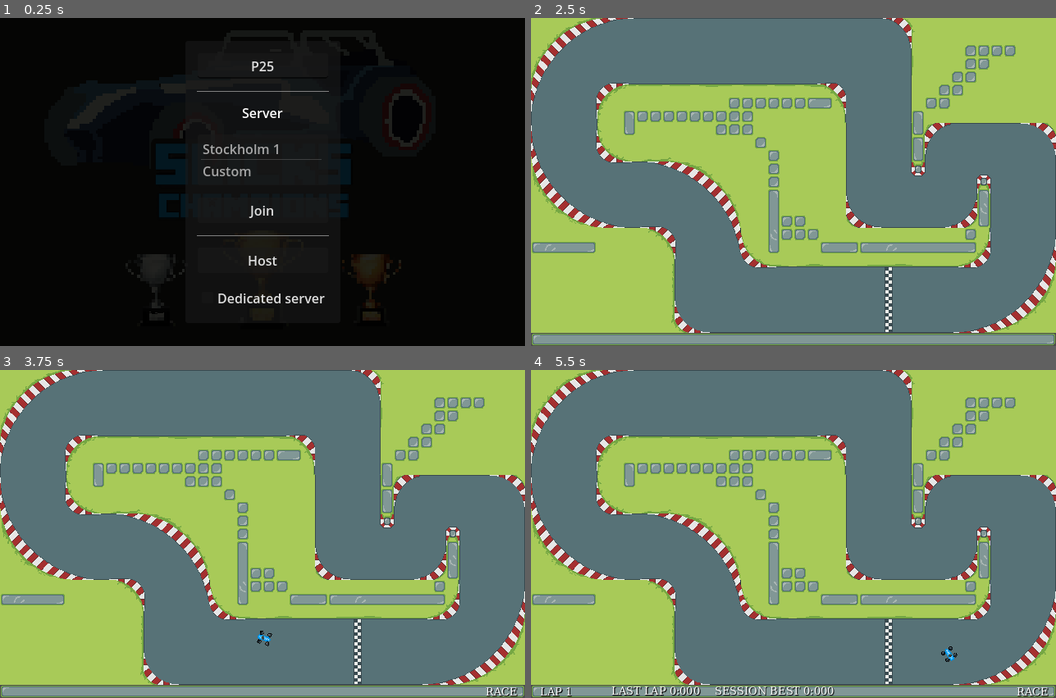
Above: before the commit, frames 1-4 (two rows, left to right).
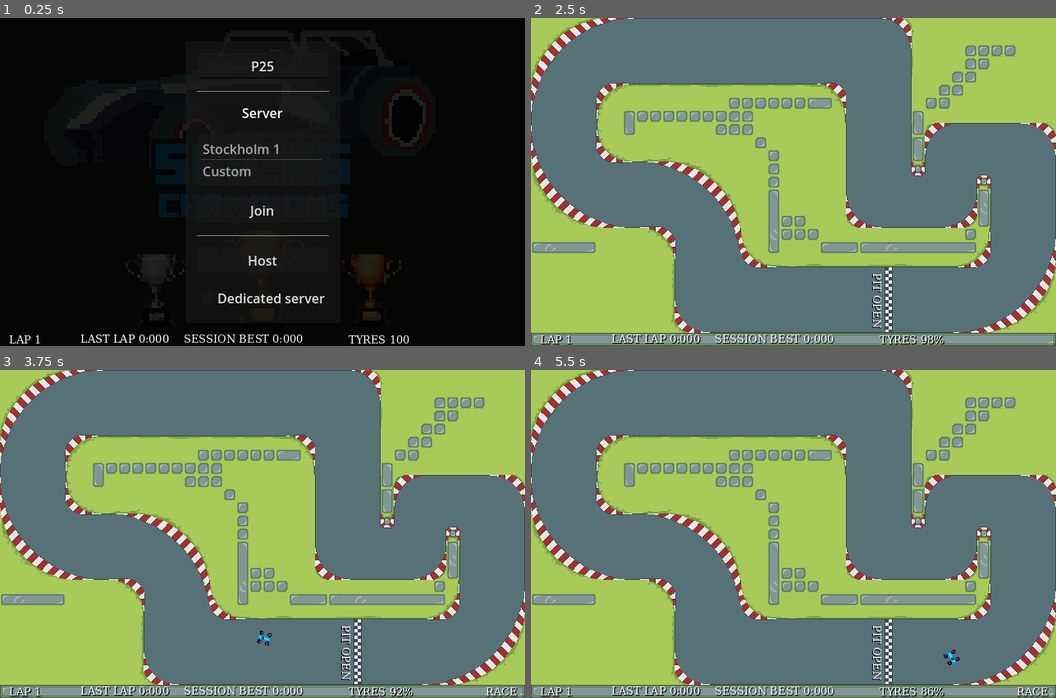
Above: after the commit, the same moments.

Repository: itjope/slide-on-slicks
Game: Godot game, scene res://world.tscn
Two runs of this game, one before a commit and one after it. Both use one fixed random seed, a clock stepped at 60 frames per second and the inputs below.
Inputs:
- Up to frame 1 (0.25 s): no input
- Up to frame 2 (2.5 s): tap Enter at 0.5 s; hold Right (steerRight) 0.53-1.25 s; tap P (togglePit, bound only after the commit) at 0.6, 2.3 s; click "Host" at 1.25 s; tap Space (kryckan) at 2 s; hold Left (steerLeft) from 2.03 s (still down); tap Down (break) at 2.1 s
- Up to frame 3 (3.75 s): tap Enter at 2.75 s; release Left (steerLeft) at 2.78 s; hold Right (steerRight) 2.78-3.53 s; hold Space (kryckan) 2.78-3.53 s; tap P (togglePit, bound only after the commit) at 3.05, 3.6 s; hold Up (accelerate) from 3.53 s (still down)
- Up to frame 4 (5.5 s): release Up (accelerate) at 4.28 s; hold Left (steerLeft) from 4.28 s (still down); tap P (togglePit, bound only after the commit) at 4.35, 5.3 s; tap Down (break) at 5.1 s

The runs differ from the first frame. In frame 1, 0.6% of the frame differs, in the area x 1-78%, y 96-100%; in frame 2, 1.1%; in frame 3, 1.1%, in the area x 1-79%, y 77-100%; in frame 4, 0.5%.

Commit message:
Add logic for tyre wear

Diff:
--- a/car.gd
+++ b/car.gd
@@ -15,7 +15,10 @@
 var max_speed = 1000
 var max_speed_reverse = 300
 var slip_speed = 190
+var tyre_wear_factor = 0.999
+var initial_traction_fast = 0.0025
 var traction_fast = 0.0025
+var initial_traction_slow = 0.02
 var traction_slow = 0.02
 var traction_grass = 0.001
 var steering_angle = steering_angle_default
@@ -55,6 +58,9 @@
 @export var player_nick = ""
 @export var car_animation_color = "blue"
 
+signal tyre_health_changed(tyre_health)
+signal toggle_pit()
+
 func _ready():
 	if not is_multiplayer_authority(): return
 	set_motion_mode(CharacterBody2D.MOTION_MODE_FLOATING)
@@ -110,6 +116,9 @@
 		steering_angle = steering_angle_during_kryckan
 		acceleration = acceleration * kryckan_slownown_factor
 
+	if Input.is_action_just_pressed("togglePit"):
+		toggle_pit.emit()
+
 	if jumped_start > 0:
 		acceleration = acceleration * 0.5
 
@@ -136,6 +145,9 @@
 	steer_direction = turn * deg_to_rad(steering_angle)
 
 func calculate_turn():
+	traction_fast = traction_fast * tyre_wear_factor
+	traction_slow = traction_slow * tyre_wear_factor
+
 	var car_speed = velocity.length()
 	if car_speed > max_speed:
 		return 2
@@ -204,6 +216,9 @@
 	grass_particles_left.emitting = emit_grass_left
 	grass_particles_right.emitting = emit_grass_right
 
+	if is_multiplayer_authority():
+		tyre_health_changed.emit(traction_slow / initial_traction_slow)
+
 	if not is_multiplayer_authority():
 		# TODO: Use a better way to calculate weight
 		audio_player.set_pitch_scale(1)
--- a/project.godot
+++ b/project.godot
@@ -55,6 +55,11 @@
 "events": [Object(InputEventKey,"resource_local_to_scene":false,"resource_name":"","device":-1,"window_id":0,"alt_pressed":false,"shift_pressed":false,"ctrl_pressed":false,"meta_pressed":false,"pressed":false,"keycode":0,"physical_keycode":32,"key_label":0,"unicode":32,"echo":false,"script":null)
 ]
 }
+togglePit={
+"deadzone": 0.5,
+"events": [Object(InputEventKey,"resource_local_to_scene":false,"resource_name":"","device":0,"window_id":0,"alt_pressed":false,"shift_pressed":false,"ctrl_pressed":false,"meta_pressed":false,"pressed":false,"keycode":0,"physical_keycode":80,"key_label":0,"unicode":0,"echo":false,"script":null)
+]
+}
 
 [physics]
 
--- a/raceinfo.gd
+++ b/raceinfo.gd
@@ -4,6 +4,7 @@
 @onready var lastLapTime = $LastLapTime
 @onready var sessionBestLapTime = $SessionBestLapTime
 @onready var purpleRect = $PurpleRect
+@onready var tyre_health_label = $TyreHealth
 
 signal race_completed(playerState)
 
@@ -90,6 +91,10 @@
 	playerState.raceStartTime = Time.get_ticks_msec()
 	self.visible = true
 
+func set_tyre_health(tyre_health):
+	var tyre_precent = ceil(tyre_health * 100)
+	tyre_health_label.text = "TYRES " + str(tyre_precent) + "%"
+
 # Called every frame. 'delta' is the elapsed time since the previous frame.
 func _process(delta):
 	pass
--- a/track.gd
+++ b/track.gd
@@ -1,6 +1,6 @@
 extends Node2D
 
-
+@onready var pitstop_label = $PitstopLabel
 @export var finishLine: Area2D
 @export var checkpoints: Array[Area2D]
 
@@ -16,6 +16,7 @@
 }
 
 func _ready():
+	pitstop_label.visible = false
 	finishLine.body_entered.connect(_on_finnish_line_body_entered)
 	for i in range(checkpoints.size()):
 		var checkpoint = checkpoints[i]
@@ -50,3 +51,6 @@
 	if playerState.checkpoint == checkpointIndex:
 		playerState.checkpoint = checkpointIndex + 1
 		checkpoint_completed.emit()
+
+func toggle_pit():
+	pitstop_label.visible = !pitstop_label.visible
--- a/track1.tscn
+++ b/track1.tscn
@@ -165,6 +165,10 @@
 [sub_resource type="RectangleShape2D" id="RectangleShape2D_p3had"]
 size = Vector2(120, 12)
 
+[sub_resource type="SystemFont" id="SystemFont_1y801"]
+font_names = PackedStringArray("Monospace")
+subpixel_positioning = 0
+
 [node name="track1" type="Node2D" node_paths=PackedStringArray("finishLine", "checkpoints")]
 script = ExtResource("1_gfsj2")
 finishLine = NodePath("FinnishLine")
@@ -228,3 +232,16 @@
 
 [node name="Grid4" type="Node2D" parent="Grid"]
 position = Vector2(249, 357)
+
+[node name="PitstopLabel" type="Label" parent="."]
+offset_left = 430.0
+offset_top = 311.0
+offset_right = 496.0
+offset_bottom = 329.0
+rotation = 1.5708
+theme_override_colors/font_color = Color(1, 1, 1, 1)
+theme_override_colors/font_shadow_color = Color(0.0823529, 0.0823529, 0.0823529, 1)
+theme_override_fonts/font = SubResource("SystemFont_1y801")
+theme_override_font_sizes/font_size = 13
+text = "PIT OPEN"
+vertical_alignment = 1
--- a/track2.tscn
+++ b/track2.tscn
@@ -165,6 +165,10 @@
 [sub_resource type="RectangleShape2D" id="RectangleShape2D_p3had"]
 size = Vector2(120, 12)
 
+[sub_resource type="SystemFont" id="SystemFont_sjha4"]
+font_names = PackedStringArray("Monospace")
+subpixel_positioning = 0
+
 [node name="track2" type="Node2D" node_paths=PackedStringArray("finishLine", "checkpoints")]
 script = ExtResource("1_vm3cc")
 finishLine = NodePath("FinnishLine")
@@ -230,3 +234,16 @@
 
 [node name="Grid4" type="Node2D" parent="Grid"]
 position = Vector2(249, 357)
+
+[node name="PitstopLabel" type="Label" parent="."]
+offset_left = 430.0
+offset_top = 311.0
+offset_right = 496.0
+offset_bottom = 329.0
+rotation = 1.5708
+theme_override_colors/font_color = Color(1, 1, 1, 1)
+theme_override_colors/font_shadow_color = Color(0.0823529, 0.0823529, 0.0823529, 1)
+theme_override_fonts/font = SubResource("SystemFont_sjha4")
+theme_override_font_sizes/font_size = 13
+text = "PIT OPEN"
+vertical_alignment = 1
--- a/world.gd
+++ b/world.gd
@@ -79,6 +79,7 @@
 	trackNode.race_started.connect(raceInfoNode.race_started)
 	trackNode.checkpoint_completed.connect(raceInfoNode.checkpoint_completed)
 	raceInfoNode.race_completed.connect(on_race_completed)
+
 	raceInfoNode.reset_session()
 
 	current_track_index = track_index
@@ -253,6 +254,9 @@
 func addPlayer(peerId):
 	var player = Player.instantiate()
 	player.name = str(peerId)
+
+	player.connect("tyre_health_changed", raceInfoNode.set_tyre_health)
+	player.connect("toggle_pit", trackNode.toggle_pit)
 
 	networkNode.add_child(player)
 	player.find_child("Smoothing2D").teleport()
--- a/world.tscn
+++ b/world.tscn
@@ -259,7 +259,6 @@
 [node name="tracks" type="Node2D" parent="."]
 
 [node name="RaceInfo" type="CanvasLayer" parent="."]
-visible = false
 script = ExtResource("4_73etn")
 
 [node name="PurpleRect" type="ColorRect" parent="RaceInfo"]
@@ -279,6 +278,18 @@
 theme_override_fonts/font = SubResource("SystemFont_a2q2o")
 theme_override_font_sizes/font_size = 13
 text = "LAP 1"
+vertical_alignment = 1
+
+[node name="TyreHealth" type="Label" parent="RaceInfo"]
+offset_left = 425.0
+offset_top = 385.0
+offset_right = 497.0
+offset_bottom = 402.0
+theme_override_colors/font_color = Color(0.992157, 0.992157, 0.992157, 1)
+theme_override_colors/font_shadow_color = Color(0, 0, 0, 1)
+theme_override_fonts/font = SubResource("SystemFont_a2q2o")
+theme_override_font_sizes/font_size = 13
+text = "TYRES 100"
 vertical_alignment = 1
 
 [node name="LastLapTime" type="Label" parent="RaceInfo"]
Not shown: 1 places in track1.tscn that only renumber resources
Not shown: 1 places in track2.tscn that only renumber resources
